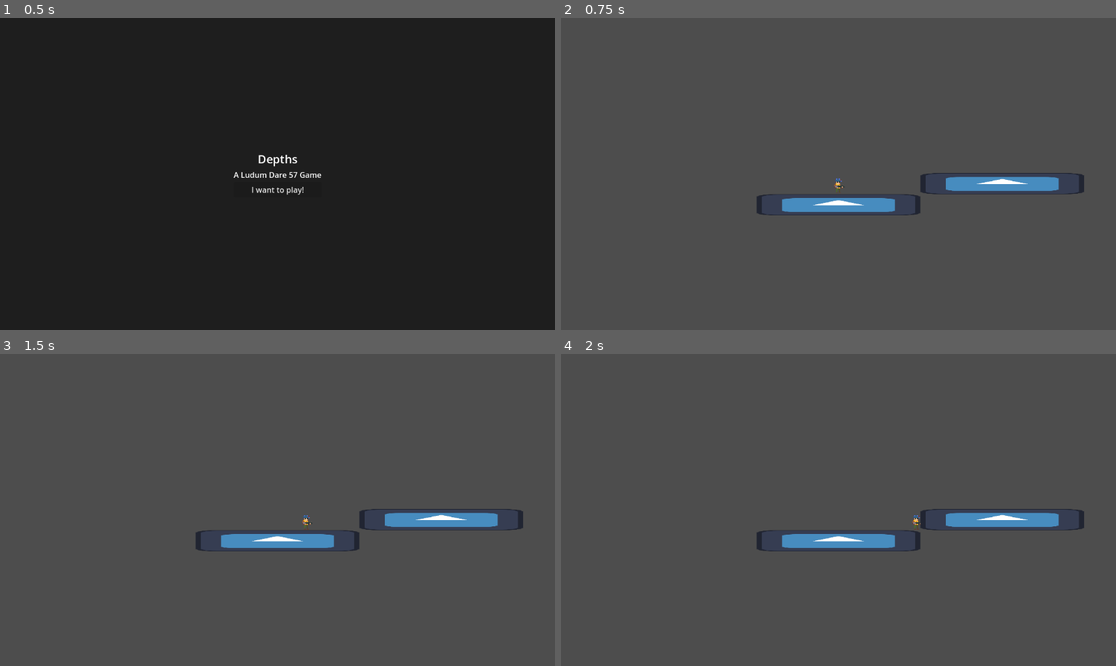
Above: before the commit, frames 1-4 (two rows, left to right).
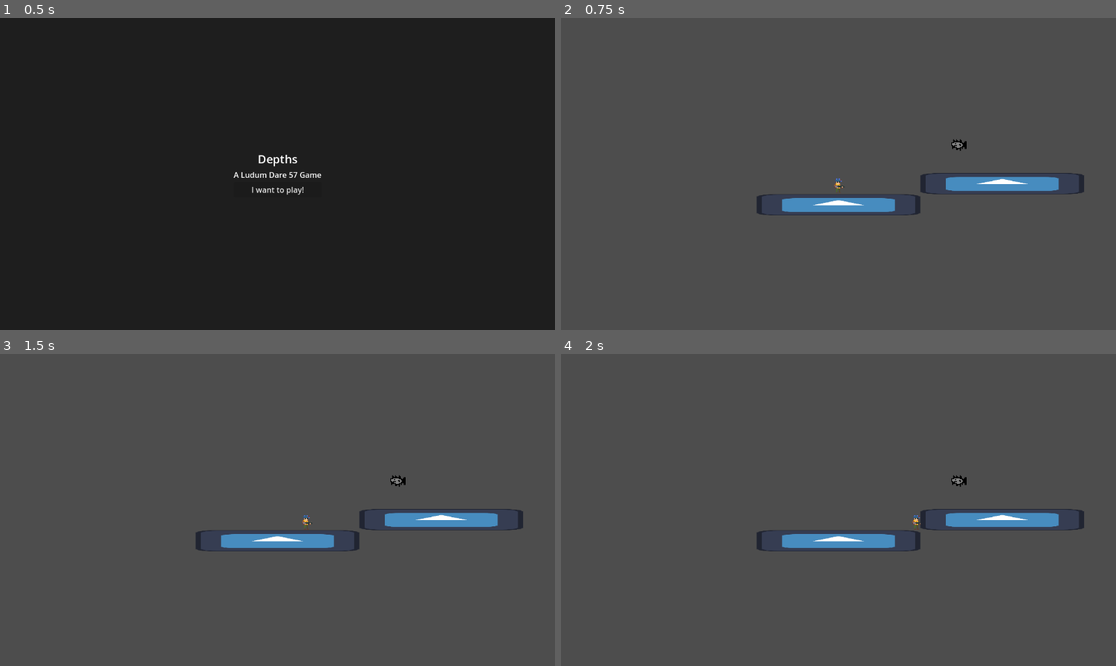
Above: after the commit, the same moments.

Repository: teamjakojaannos/ld57-depths
Game: Godot game, scene res://main.tscn
The game is run twice, just before and just after one commit, with the same random seed, the same clock (stepped at 60 frames per second) and the same inputs. The engine's default icon, where the game draws it, is replaced by a stand-in: a white triangle on a blue panel in a dark square.
Inputs:
- Up to frame 1 (0.5 s): no input
- Up to frame 2 (0.75 s): click "I want to play!" at 0.5 s
- Up to frame 3 (1.5 s): tap Enter at 1.25 s; hold Right (right) from 1.28 s (still down)
- Up to frame 4 (2 s): keep holding Right (right); tap Space (jump) at 1.52 s

Frame 1 is identical in both runs. In frame 2, less than 0.1% of the frame differs, in the area x 70-74%, y 38-43%; in frame 3, less than 0.1%; in frame 4, less than 0.1%.

Commit message:
spike fish & damage

Diff:
--- a/characters/player.gd
+++ b/characters/player.gd
@@ -1,7 +1,12 @@
+class_name Player
 extends CharacterBody2D
 
 const SPEED = 150.0
 const JUMP_VELOCITY = -200.0
+
+@export var max_hp = 10
+var hp = max_hp
+
 
 func _physics_process(delta: float) -> void:
 	if not is_on_floor():
@@ -17,3 +22,8 @@
 		velocity.x = move_toward(velocity.x, 0, SPEED)
 
 	move_and_slide()
+
+func take_damage(amount: int):
+	hp -= amount
+	print("Ouch, my hp is: ", hp)
+	$AnimationPlayer.play("take_damage")
--- a/characters/player.tscn
+++ b/characters/player.tscn
@@ -22,6 +22,43 @@
 radius = 4.0
 height = 16.0
 
+[sub_resource type="Animation" id="Animation_3eadt"]
+resource_name = "take_damage"
+length = 0.2
+tracks/0/type = "value"
+tracks/0/imported = false
+tracks/0/enabled = true
+tracks/0/path = NodePath("AnimatedSprite2D:self_modulate")
+tracks/0/interp = 1
+tracks/0/loop_wrap = true
+tracks/0/keys = {
+"times": PackedFloat32Array(0, 0.2),
+"transitions": PackedFloat32Array(1, 1),
+"update": 0,
+"values": [Color(1, 0, 0, 1), Color(1, 1, 1, 1)]
+}
+
+[sub_resource type="Animation" id="Animation_tory2"]
+length = 0.001
+tracks/0/type = "value"
+tracks/0/imported = false
+tracks/0/enabled = true
+tracks/0/path = NodePath("AnimatedSprite2D:self_modulate")
+tracks/0/interp = 1
+tracks/0/loop_wrap = true
+tracks/0/keys = {
+"times": PackedFloat32Array(0),
+"transitions": PackedFloat32Array(1),
+"update": 0,
+"values": [Color(1, 1, 1, 1)]
+}
+
+[sub_resource type="AnimationLibrary" id="AnimationLibrary_x0jl3"]
+_data = {
+&"RESET": SubResource("Animation_tory2"),
+&"take_damage": SubResource("Animation_3eadt")
+}
+
 [node name="Player" type="CharacterBody2D"]
 collision_mask = 2
 script = ExtResource("1_3eadt")
@@ -32,3 +69,8 @@
 
 [node name="CollisionShape2D" type="CollisionShape2D" parent="."]
 shape = SubResource("CapsuleShape2D_x0jl3")
+
+[node name="AnimationPlayer" type="AnimationPlayer" parent="."]
+libraries = {
+&"": SubResource("AnimationLibrary_x0jl3")
+}
--- /dev/null
+++ b/characters/spike.gd
@@ -0,0 +1,14 @@
+class_name Spike
+extends RigidBody2D
+
+@export var damage = 1
+
+func _physics_process(_delta: float):
+	for node in get_colliding_bodies():
+		if node is Player:
+			node.take_damage(damage)
+		self.queue_free()
+
+
+func _lifetime_expired():
+	self.queue_free()
--- /dev/null
+++ b/characters/spike.tscn
@@ -0,0 +1,28 @@
+[gd_scene load_steps=4 format=3 uid="uid://bv7qqj0er6f4y"]
+
+[ext_resource type="Script" uid="uid://dx7hqkyhr67vh" path="res://characters/spike.gd" id="1_axd3l"]
+[ext_resource type="Texture2D" uid="uid://cx0yqjvqex2ft" path="res://graphics/spike.png" id="1_k8k4s"]
+
+[sub_resource type="RectangleShape2D" id="RectangleShape2D_axd3l"]
+size = Vector2(1, 3)
+
+[node name="Spike" type="RigidBody2D"]
+collision_layer = 4
+collision_mask = 3
+gravity_scale = 0.0
+contact_monitor = true
+max_contacts_reported = 1
+script = ExtResource("1_axd3l")
+
+[node name="Sprite2D" type="Sprite2D" parent="."]
+texture = ExtResource("1_k8k4s")
+
+[node name="CollisionShape2D" type="CollisionShape2D" parent="."]
+shape = SubResource("RectangleShape2D_axd3l")
+
+[node name="Lifetime" type="Timer" parent="."]
+wait_time = 3.0
+one_shot = true
+autostart = true
+
+[connection signal="timeout" from="Lifetime" to="." method="_lifetime_expired"]
--- /dev/null
+++ b/characters/spike_fish.gd
@@ -0,0 +1,22 @@
+extends RigidBody2D
+
+var spike_scene = preload("res://characters/spike.tscn")
+@export var spike_speed = 100.0
+
+func _do_attack() -> void:
+	var parent = get_parent()
+
+	var spawns = $SpikeSpawns.get_children()
+	var origin: Vector2 = $SpikeOrigin.global_position
+
+	for spawn in spawns:
+		var spike: Spike = spike_scene.instantiate()
+		var velocity = (spawn.global_position - origin).normalized() * spike_speed
+		var angle = origin.angle_to_point(spawn.global_position)
+		angle += PI / 2.0
+
+		spike.linear_velocity = velocity
+		spike.global_position = spawn.global_position
+		spike.rotation = angle
+
+		parent.add_child(spike)
--- /dev/null
+++ b/characters/spike_fish.tscn
@@ -0,0 +1,62 @@
+[gd_scene load_steps=6 format=3 uid="uid://bf1fy0bxb0uml"]
+
+[ext_resource type="Texture2D" uid="uid://bs4fe5y18csh8" path="res://graphics/spike_fish.png" id="1_dbe46"]
+[ext_resource type="Script" uid="uid://dv0ja71tjy6bn" path="res://characters/spike_fish.gd" id="1_onis2"]
+
+[sub_resource type="AtlasTexture" id="AtlasTexture_onis2"]
+atlas = ExtResource("1_dbe46")
+region = Rect2(0, 0, 16, 16)
+
+[sub_resource type="SpriteFrames" id="SpriteFrames_dp0uu"]
+animations = [{
+"frames": [{
+"duration": 1.0,
+"texture": SubResource("AtlasTexture_onis2")
+}],
+"loop": true,
+"name": &"default",
+"speed": 5.0
+}]
+
+[sub_resource type="CircleShape2D" id="CircleShape2D_qtdsn"]
+radius = 8.0
+
+[node name="SpikeFish" type="RigidBody2D"]
+collision_layer = 4
+collision_mask = 0
+gravity_scale = 0.0
+script = ExtResource("1_onis2")
+
+[node name="AnimatedSprite2D" type="AnimatedSprite2D" parent="."]
+sprite_frames = SubResource("SpriteFrames_dp0uu")
+
+[node name="CollisionShape2D" type="CollisionShape2D" parent="."]
+shape = SubResource("CircleShape2D_qtdsn")
+
+[node name="AttackTimer" type="Timer" parent="."]
+wait_time = 1.5
+autostart = true
+
+[node name="SpikeOrigin" type="Marker2D" parent="."]
+
+[node name="SpikeSpawns" type="Node2D" parent="."]
+
+[node name="S1" type="Marker2D" parent="SpikeSpawns"]
+position = Vector2(-12, -5)
+
+[node name="S2" type="Marker2D" parent="SpikeSpawns"]
+position = Vector2(-6, -8)
+
+[node name="S3" type="Marker2D" parent="SpikeSpawns"]
+position = Vector2(6, -7)
+
+[node name="S4" type="Marker2D" parent="SpikeSpawns"]
+position = Vector2(10, -3)
+
+[node name="S5" type="Marker2D" parent="SpikeSpawns"]
+position = Vector2(6, 10)
+
+[node name="S6" type="Marker2D" parent="SpikeSpawns"]
+position = Vector2(-6, 10)
+
+[connection signal="timeout" from="AttackTimer" to="." method="_do_attack"]
--- a/project.godot
+++ b/project.godot
@@ -43,6 +43,7 @@
 
 2d_physics/layer_1="player"
 2d_physics/layer_2="wall"
+2d_physics/layer_3="enemies"
 
 [rendering]
 
--- a/world/level.tscn
+++ b/world/level.tscn
@@ -1,7 +1,8 @@
-[gd_scene load_steps=4 format=3 uid="uid://ufxrj7wc6mfv"]
+[gd_scene load_steps=5 format=3 uid="uid://ufxrj7wc6mfv"]
 
 [ext_resource type="PackedScene" uid="uid://c7cixyoixeqxe" path="res://characters/player.tscn" id="1_0u2o0"]
 [ext_resource type="Texture2D" uid="uid://c2f3rh0c4m7w6" path="res://icon.svg" id="2_jjmkw"]
+[ext_resource type="PackedScene" uid="uid://bf1fy0bxb0uml" path="res://characters/spike_fish.tscn" id="3_jjmkw"]
 
 [sub_resource type="RectangleShape2D" id="RectangleShape2D_vkbyq"]
 size = Vector2(170, 22)
@@ -12,6 +13,9 @@
 zoom = Vector2(2, 2)
 
 [node name="Player" parent="." instance=ExtResource("1_0u2o0")]
+
+[node name="SpikeFish" parent="." instance=ExtResource("3_jjmkw")]
+position = Vector2(125.014, -30.0512)
 
 [node name="Floor" type="StaticBody2D" parent="."]
 position = Vector2(0, 89)
Not shown: 1 places in characters/player.tscn that only renumber resources
Not shown, added: characters/spike.gd.uid
Not shown, added: characters/spike_fish.gd.uid
Binary file added: graphics/spike.png
Not shown, added: graphics/spike.png.import
Binary file added: graphics/spike_fish.png
Not shown, added: graphics/spike_fish.png.import
